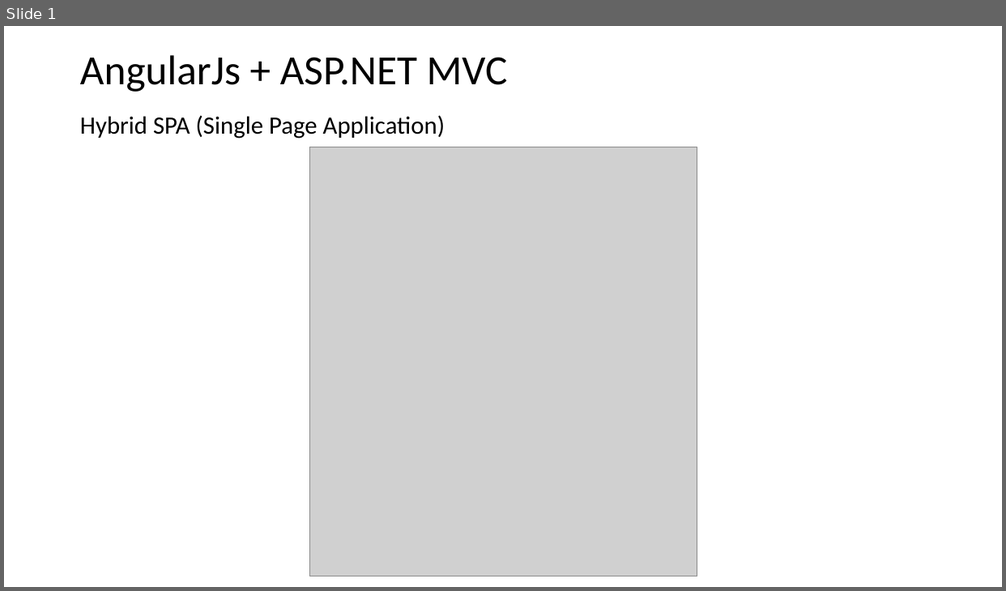
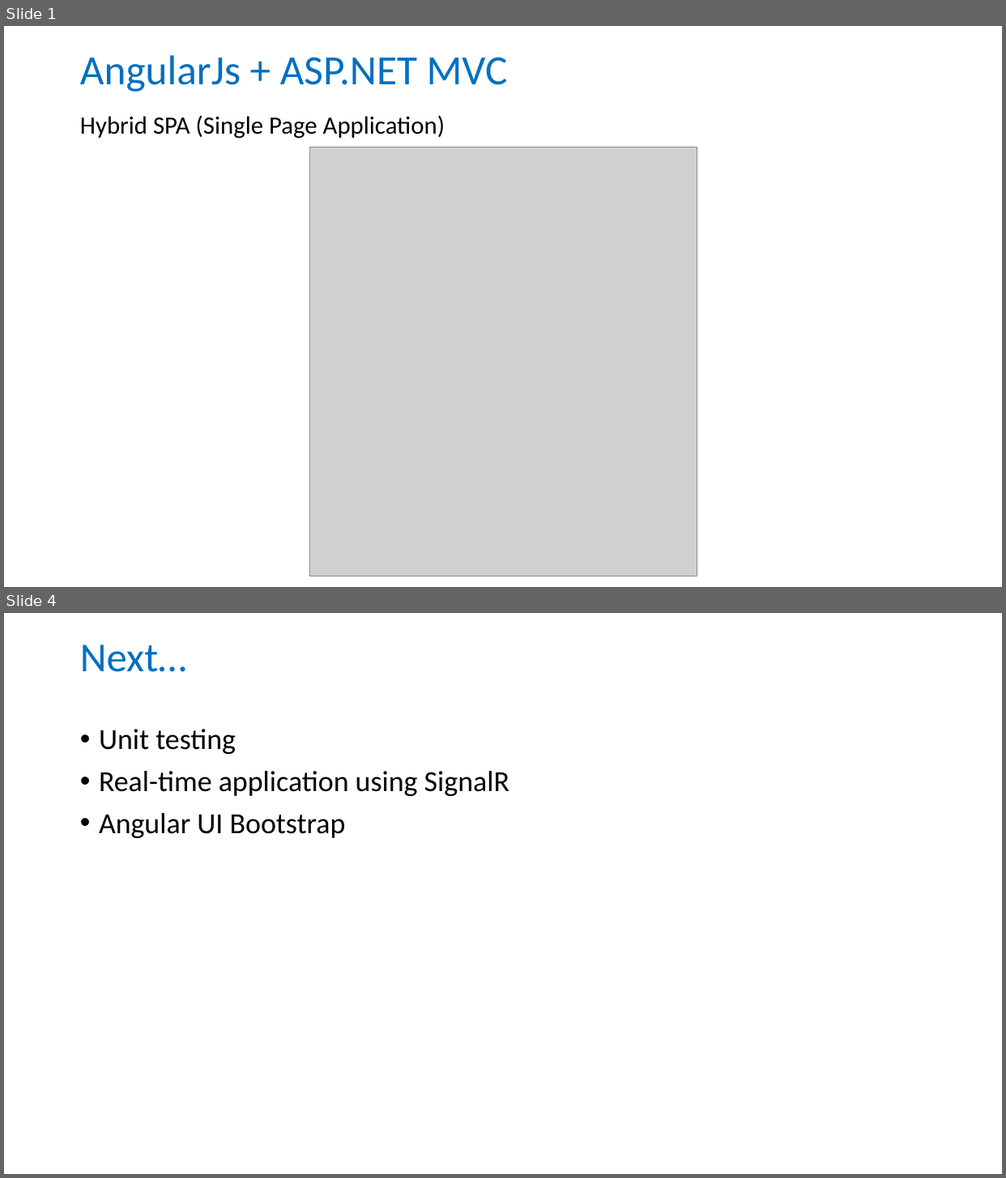
Before and after one commit to twisha/whyspa, a slide deck: Diagram/AngularJs + ASP.pptx. Shown one above the other, each under a label of ours: slide 1 before the commit, slides 1 and 4 after it; the slides between them are not shown. The pictures are 1006x591 and 1006x1178 pixels, drawn with LibreOffice and Linux fonts; fonts in the diff are those of the drawing; grey boxes stand for pictures. Boxes give left, top, right and bottom in pixels: in the first picture for what was removed or moved away, otherwise in the second. Text is boxed around its words. In the diff, an @@ line names an element or a change of style, - is before the commit and + after.

Commit message:
included unit tests

```diff
--- a/Diagram/AngularJs + ASP.pptx
+++ b/Diagram/AngularJs + ASP.pptx
@@ slide 4 added at <box>4,613,1002,1174</box>, background #FFFFFF @@
@@ title added at <box>80,645,186,672</box>, 39.6 pt, text #0070C0 @@
+Next…
@@ text added at <box>99,729,509,838</box>, 28 pt, text #000000 @@
+• Unit testing
+• Real-time application using SignalR
+• Angular UI Bootstrap
@@ slide 1 changed as well @@
@@ title "AngularJs + ASP.NET MVC" at <box>80,55,508,92</box>: text colour #000000 to #0070C0 @@
```
Also in this commit, not shown: 1 other slide added, 40 other files.
